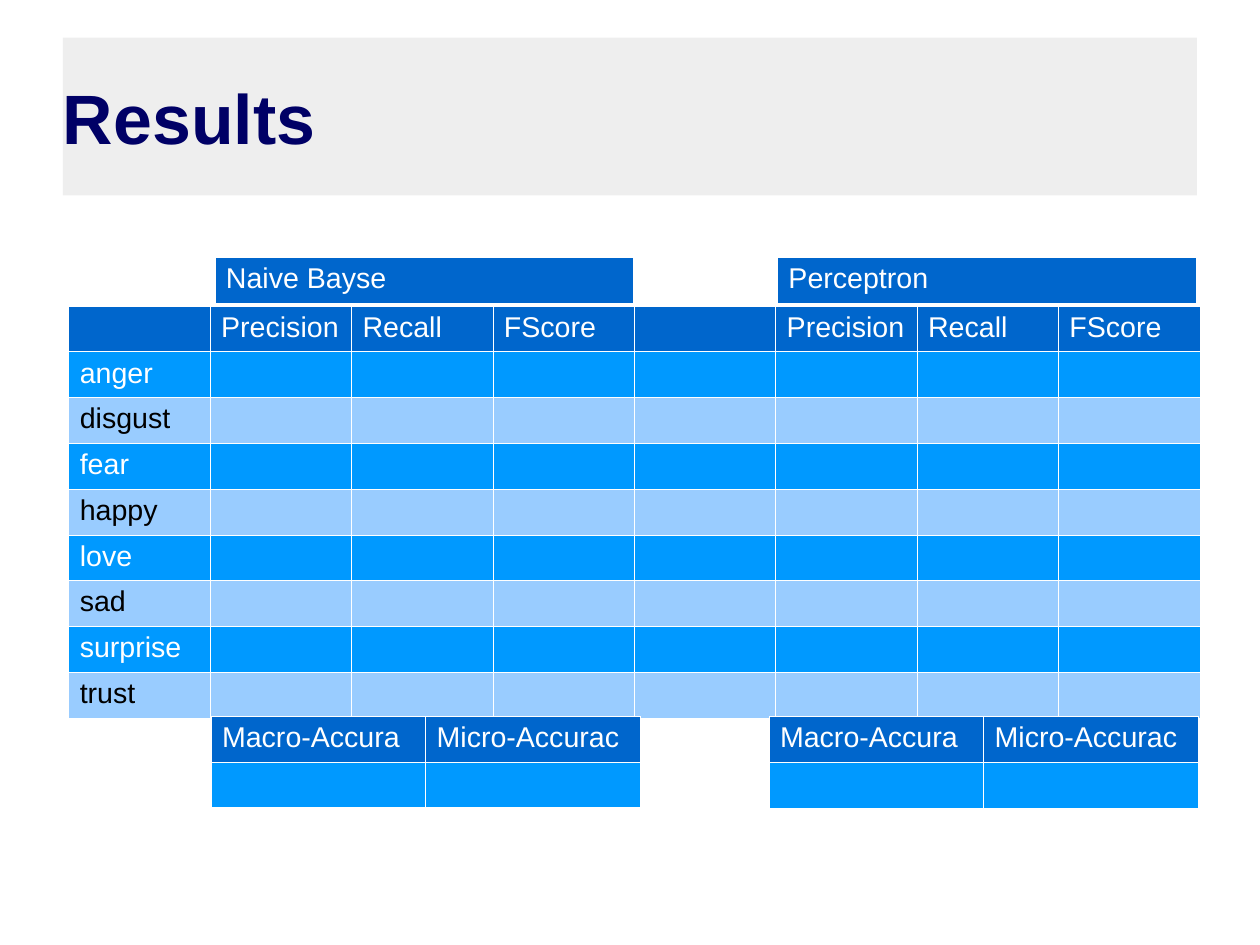
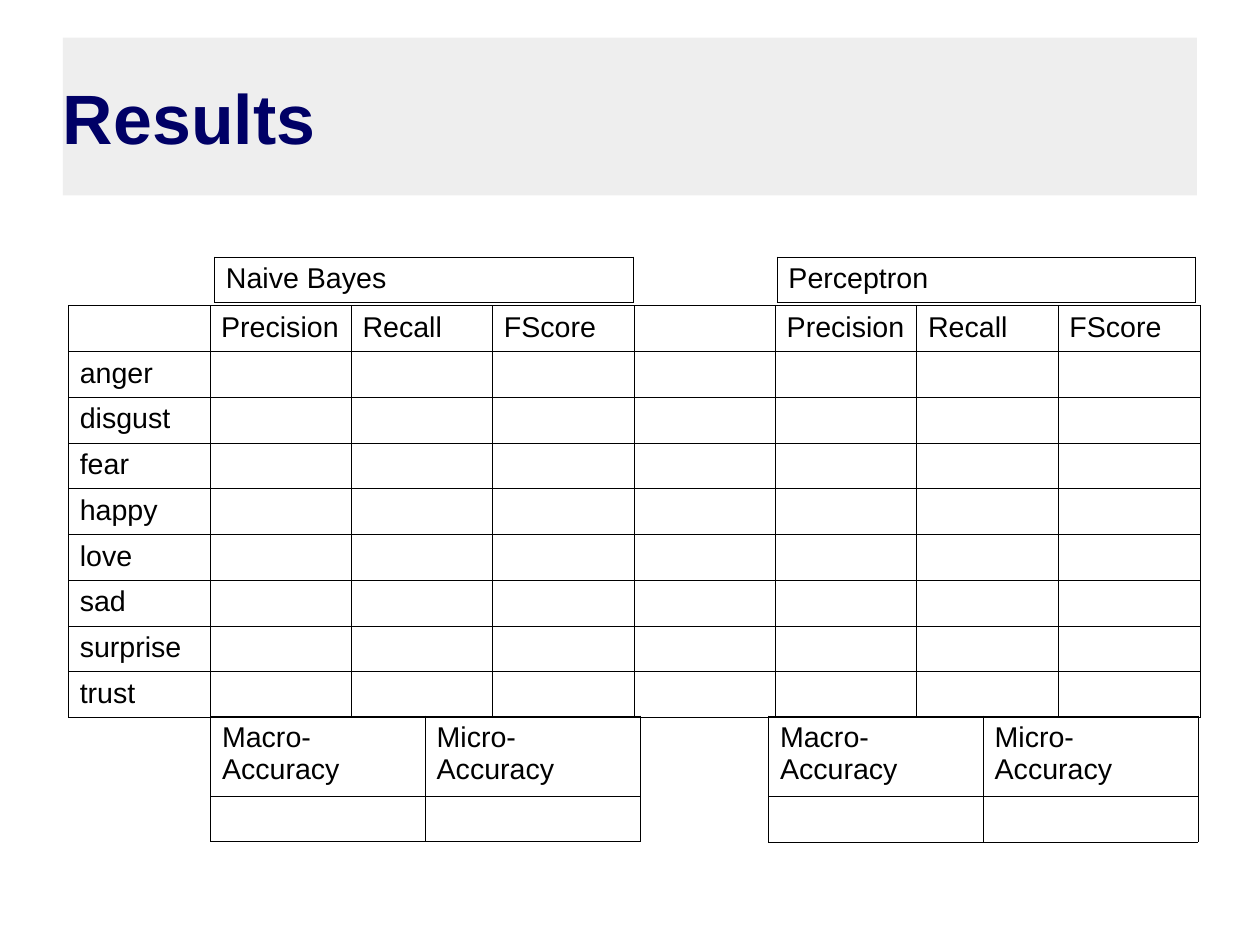
Before and after one commit to theconsummate/twitter-emotion-mining, a slide deck: slide 9 of PresentationTeamLab.odp. Drawn at 1260x945 pixels with LibreOffice and Linux fonts; fonts in the diff are those of the drawing. Boxes give left, top, right and bottom in pixels: in the first picture for what was removed or moved away, otherwise in the second. Text is boxed around its words. In the diff, an @@ line names an element or a change of style, - is before the commit and + after.

```diff
--- a/PresentationTeamLab.odp
+++ b/PresentationTeamLab.odp
@@ table at (215, 257, 633, 301) @@
-row 1, column 1: Naive Bayse
+row 1, column 1: Naive Bayes
@@ fill #0066CC to none in row 1, column 1 @@
@@ borders changed @@
@@ table at (777, 257, 1196, 301) @@
@@ fill #0066CC to none in row 1, column 1 @@
@@ text colour #FFFFFF to #000000 @@
@@ borders changed @@
@@ table at (69, 305, 1203, 708) @@
@@ fill #0066CC to none in 6 cells @@
@@ fill #0099FF to none in 4 cells @@
@@ fill #99CCFF to none in 4 cells @@
@@ text colour #FFFFFF to #000000 in "Precision", "Recall", "FScore", "Precision" and 6 more places @@
@@ borders changed @@
@@ table at (210, 716, 640, 835) @@
-row 1, column 1: Macro-Accura
+row 1, column 1: Macro-Accuracy
-row 1, column 2: Micro-Accurac
+row 1, column 2: Micro-Accuracy
@@ fill #0066CC to none in row 1 @@
@@ borders changed @@
@@ table at (769, 716, 1199, 835) @@
-row 1, column 1: Macro-Accura
+row 1, column 1: Macro-Accuracy
-row 1, column 2: Micro-Accurac
+row 1, column 2: Micro-Accuracy
@@ fill #0066CC to none in row 1 @@
@@ borders changed @@
```
Also in this commit, not shown: 7 other slides changed, 2 slides added, 2 slides removed.
